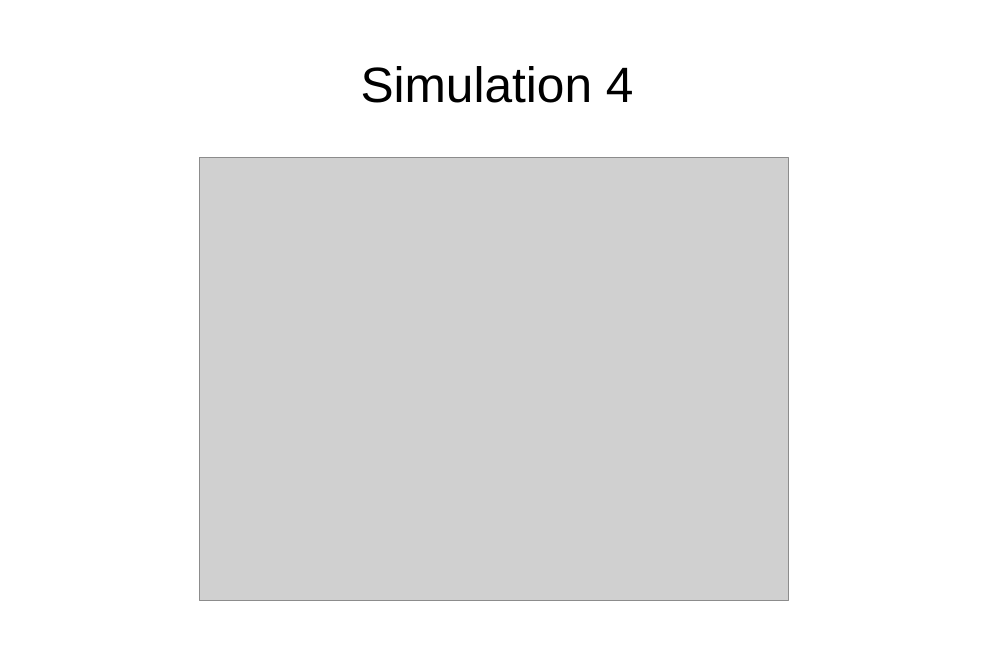
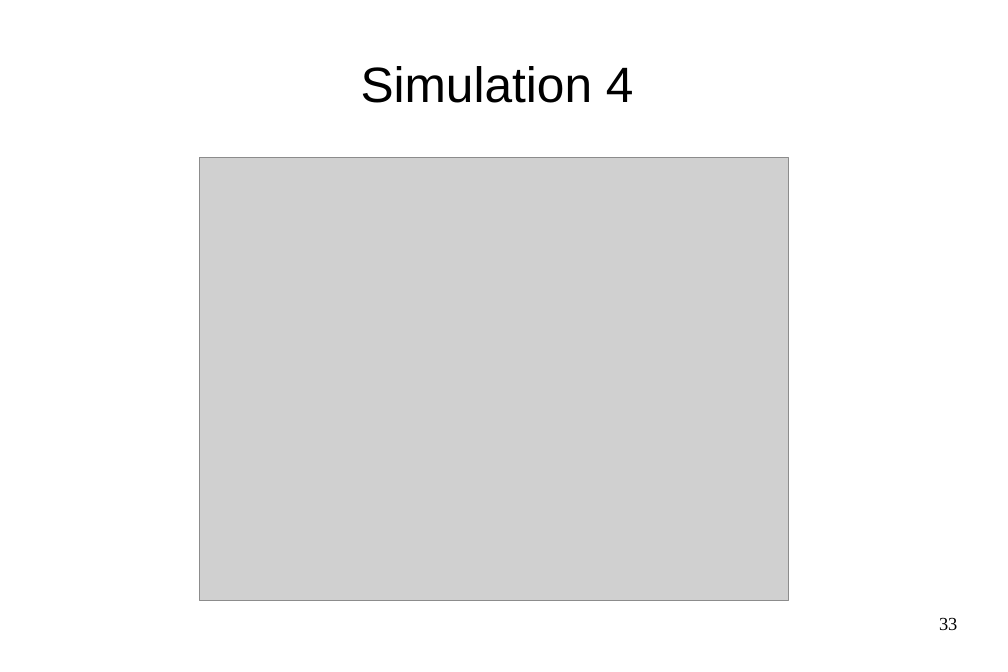
Before and after one commit to matthieu637/anne, a slide deck: slide 33 of exp/pre-presentation/pre-presentation.odp. Drawn at 1008x672 pixels with LibreOffice and Linux fonts; fonts in the diff are those of the drawing; grey boxes stand for pictures. Boxes give left, top, right and bottom in pixels: in the first picture for what was removed or moved away, otherwise in the second. Text is boxed around its words. In the diff, an @@ line names an element or a change of style, - is before the commit and + after.

```diff
--- a/exp/pre-presentation/pre-presentation.odp
+++ b/exp/pre-presentation/pre-presentation.odp
@@ page number added at <box>939,617,957,630</box>, 14 pt, text #000000 @@
+33
```
Also in this commit, not shown: 31 other slides changed, 3 other files.
